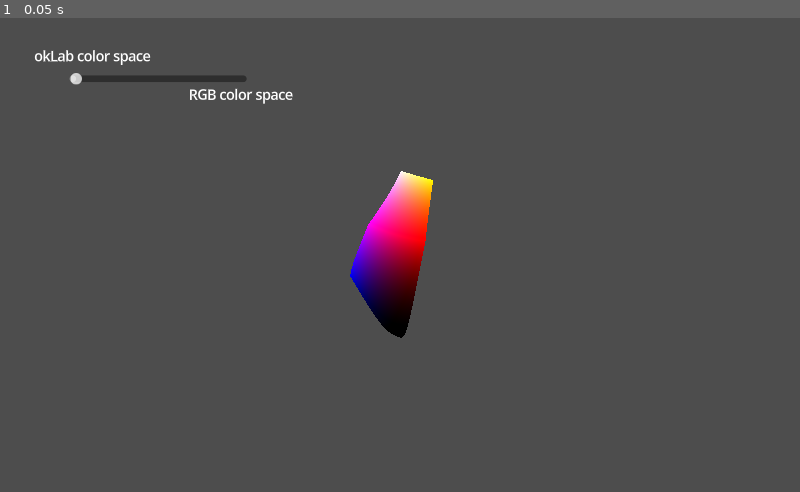
Above: before the commit, frame 1.
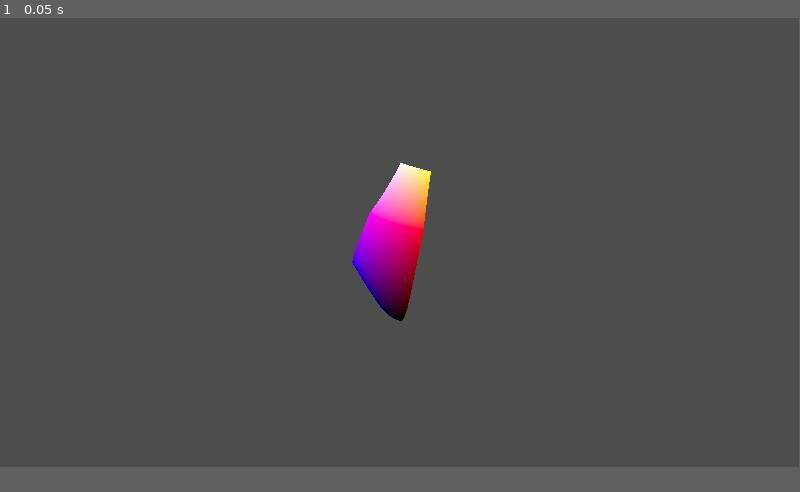
Above: after the commit, the same moment.

Repository: gamma-02/color-space-visiualizer
Game: Godot game, scene res://node_3d.tscn
Same seed, same stepped clock (60 frames per second), same inputs: the game is played once before the commit and once after it.
Inputs:
- Up to frame 1 (0.05 s): no input
In our replay, the window is 800x474 before the commit and 799x449 after it. These sizes can differ from the game's own. Grey fills any space a smaller window leaves; there, only what the larger window draws over its background counts as a difference.

The runs differ from the first frame. In frame 1, 2.7% of the frame differs, in the area x 4-55%, y 6-68%.

Commit message:
fix color space in browser build

Diff:
--- a/new_shader.gdshader
+++ b/new_shader.gdshader
@@ -41,12 +41,29 @@
 	return lab;
 }
 
+#define WEB_BUILD
+
+#ifdef WEB_BUILD
+
+vec3 linear_to_srgb(vec3 x)
+{
+    return clamp(
+        mix(
+            pow(x, vec3(1.0f / 2.4f)) * 1.055f - 0.055f,
+            x * 12.92f,
+            step(x, vec3(0.0031308f))
+        ), 0.0, 1.0);
+}
+
+#endif
+
 // Called for every vertex the material is visible on.
 void vertex() {
 	//transform mesh pos to [0, 1] space
 	vec3 transformedModelPos = VERTEX + vec3(0.5f, 0.5f, 0.5f);
 
 	transformedModelPos = pow(transformedModelPos, vec3(2));
+
 
 	//set the varying vertex position for the fragment shader
 	COLOR.xyz = transformedModelPos;
@@ -58,8 +75,15 @@
 	VERTEX.yzx = mix(labTransformed, VERTEX.yzx, rgb_lab_interp);
 }
 
+
+
 // Called for every pixel the material is visible on.
 void fragment() {
 	//set the color of each pixel to the xyz of said pixel
+	#ifndef WEB_BUILD
 	ALBEDO.rgb = COLOR.xyz;
+	#endif
+	#ifdef WEB_BUILD
+	ALBEDO.rgb = linear_to_srgb(COLOR.xyz);
+	#endif
 }
--- a/node_3d.tscn
+++ b/node_3d.tscn
@@ -41,13 +41,15 @@
 
 [node name="HSlider" type="HSlider" parent="CanvasLayer/RichTextLabel" unique_id=1983782738]
 layout_mode = 0
-offset_left = 42.0
-offset_top = 30.0
-offset_right = 253.4375
-offset_bottom = 47.0
+anchor_left = 0.13592234
+anchor_top = 0.33033085
+anchor_right = 0.82018614
+anchor_bottom = 0.51751834
+offset_right = 1.5258789e-05
 max_value = 1.0
 step = 0.01
 script = ExtResource("1_noarx")
+metadata/_edit_use_anchors_ = true
 
 [node name="ColorSpaceCube" type="MeshInstance3D" parent="." unique_id=744615380]
 transform = Transform3D(1, 0, 0, 0, 1, 0, 0, 0, 1, 0.508, 0.501, 0.5)
--- a/project.godot
+++ b/project.godot
@@ -15,11 +15,6 @@
 config/features=PackedStringArray("4.6", "Forward Plus")
 config/icon="res://icon.svg"
 
-[display]
-
-window/size/viewport_width=2153
-window/size/viewport_height=1278
-
 [gui]
 
 theme/default_font_multichannel_signed_distance_field=true
Not shown, changed: export_presets.cfg
Not shown, added: builds/web/index (2).zip
Not shown, added: builds/web/index (3).zip
Not shown, changed: builds/web/index.html
Not shown, changed: builds/web/index.pck
